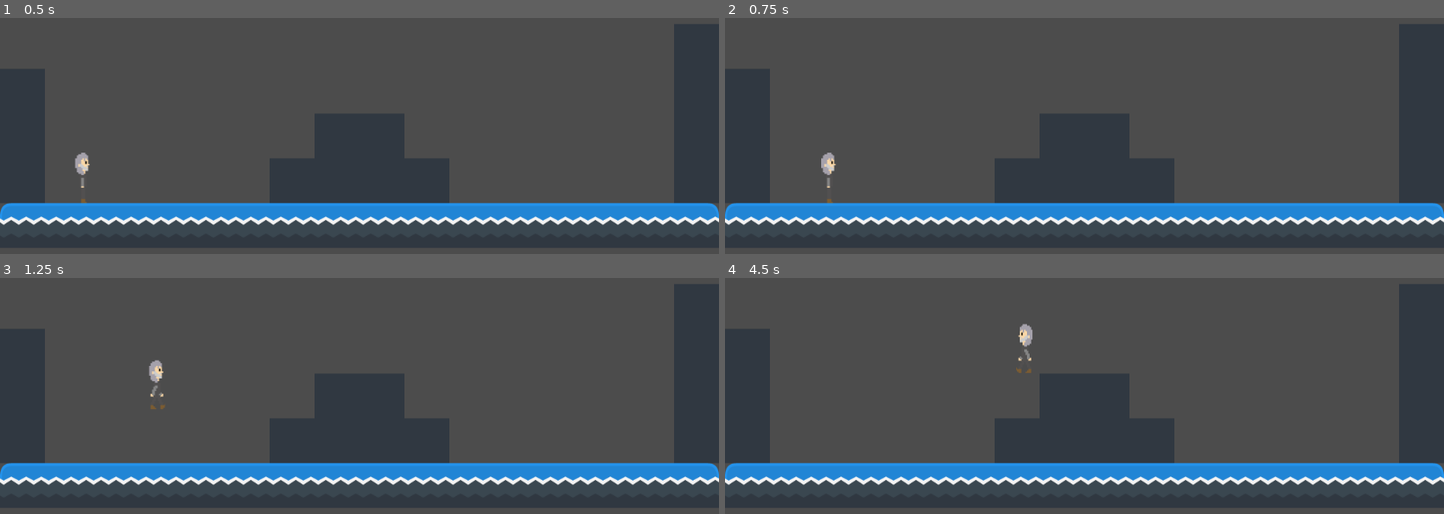
Above: before the commit, frames 1-4 (two rows, left to right).
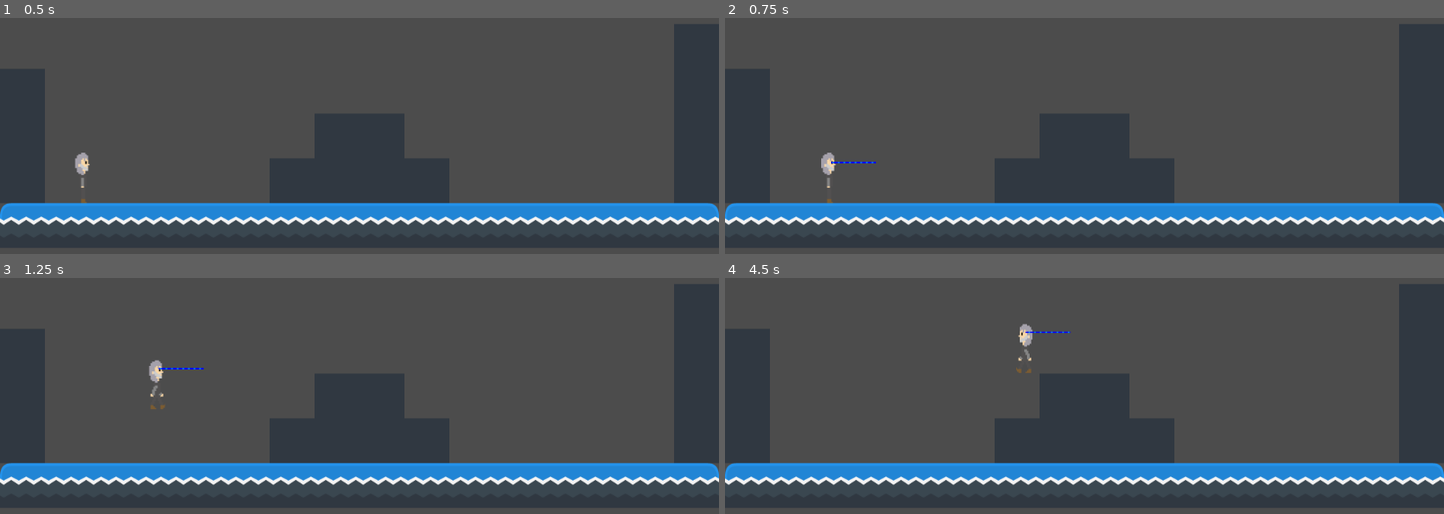
Above: after the commit, the same moments.

Repository: bsu-cs315/P2-djisenberg
Game: Godot game, scene res://World.tscn
Two runs of this game, one before a commit and one after it. Both use one fixed random seed, a clock stepped at 60 frames per second and the inputs below.
Inputs:
- Up to frame 1 (0.5 s): no input
- Up to frame 2 (0.75 s): hold Right (move_right) from 0.53 s (still down); hold Shift (laser) from 0.53 s (still down)
- Up to frame 3 (1.25 s): keep holding Right (move_right); keep holding Shift (laser); tap Up (move_up) at 0.77 s
- Up to frame 4 (4.5 s): release Shift (laser) at 1.28 s; tap Shift (laser) at 1.35, 2.85, 4.35 s; tap Up (move_up) at 1.52, 3.02, 3.77 s; release Right (move_right) at 2.03 s; hold Left (move_left) 2.03-2.78 s; hold Shift (laser) 2.03-2.78 s; hold Right (move_right) 2.78-4.28 s; hold Shift (laser) 3.53-4.28 s; hold Left (move_left) from 4.28 s (still down)

Frame 1 is identical in both runs. In frame 2, less than 0.1% of the frame differs, in the area x 14-21%, y 60-62%; in frame 3, less than 0.1%; in frame 4, less than 0.1%, in the area x 41-49%, y 22-24%.

Commit message:
Add laser eyes to player object

Diff:
--- a/project/Laser.tscn
+++ b/project/Laser.tscn
@@ -27,15 +27,18 @@
 "frames": [ SubResource( 1 ), SubResource( 2 ), SubResource( 3 ), SubResource( 4 ) ],
 "loop": true,
 "name": "default",
-"speed": 15.0
+"speed": 30.0
 } ]
 
 [sub_resource type="RectangleShape2D" id=6]
 extents = Vector2( 8, 1 )
 
 [node name="Laser" type="KinematicBody2D"]
+collision_layer = 2
+collision_mask = 2
 
 [node name="AnimatedSprite" type="AnimatedSprite" parent="."]
+scale = Vector2( 2, 2 )
 frames = SubResource( 5 )
 frame = 3
 playing = true
--- a/project/Player.gd
+++ b/project/Player.gd
@@ -4,8 +4,20 @@
 var _speed := 150
 var _gravity := 600
 var _jump_impulse := 300
+var _laser = preload("res://Laser.tscn")
 
 onready var _sprite := find_node("AnimatedSprite")
+
+func _process(_delta):
+	if Input.is_action_pressed("laser"):
+		var _laserEyes0 = _laser.instance()
+		var _laserEyes1 = _laser.instance()
+		_laserEyes0.move_local_x(18)
+		_laserEyes0.move_local_y(-22)
+		_laserEyes1.move_local_x(50)
+		_laserEyes1.move_local_y(-22)
+		add_child(_laserEyes0)
+		add_child(_laserEyes1)
 
 func _ready():
 	pass
@@ -26,8 +38,7 @@
 		_velocity.y = _velocity.y + _gravity * delta
 
 
-# warning-ignore:return_value_discarded
-	move_and_slide(_velocity, Vector2.UP)
+	_velocity = move_and_slide(_velocity, Vector2.UP)
 
 
 	if not _velocity.x == 0:
